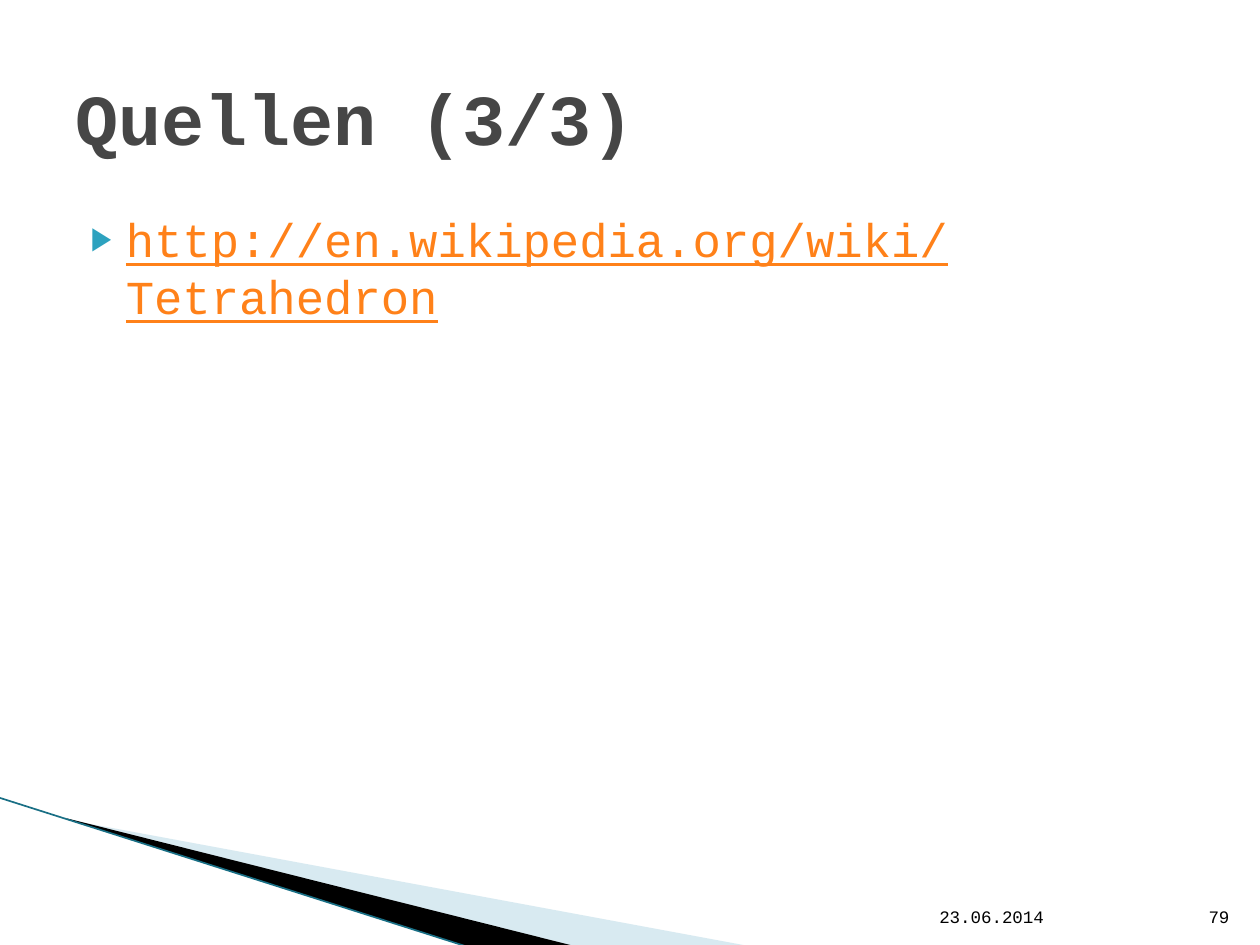
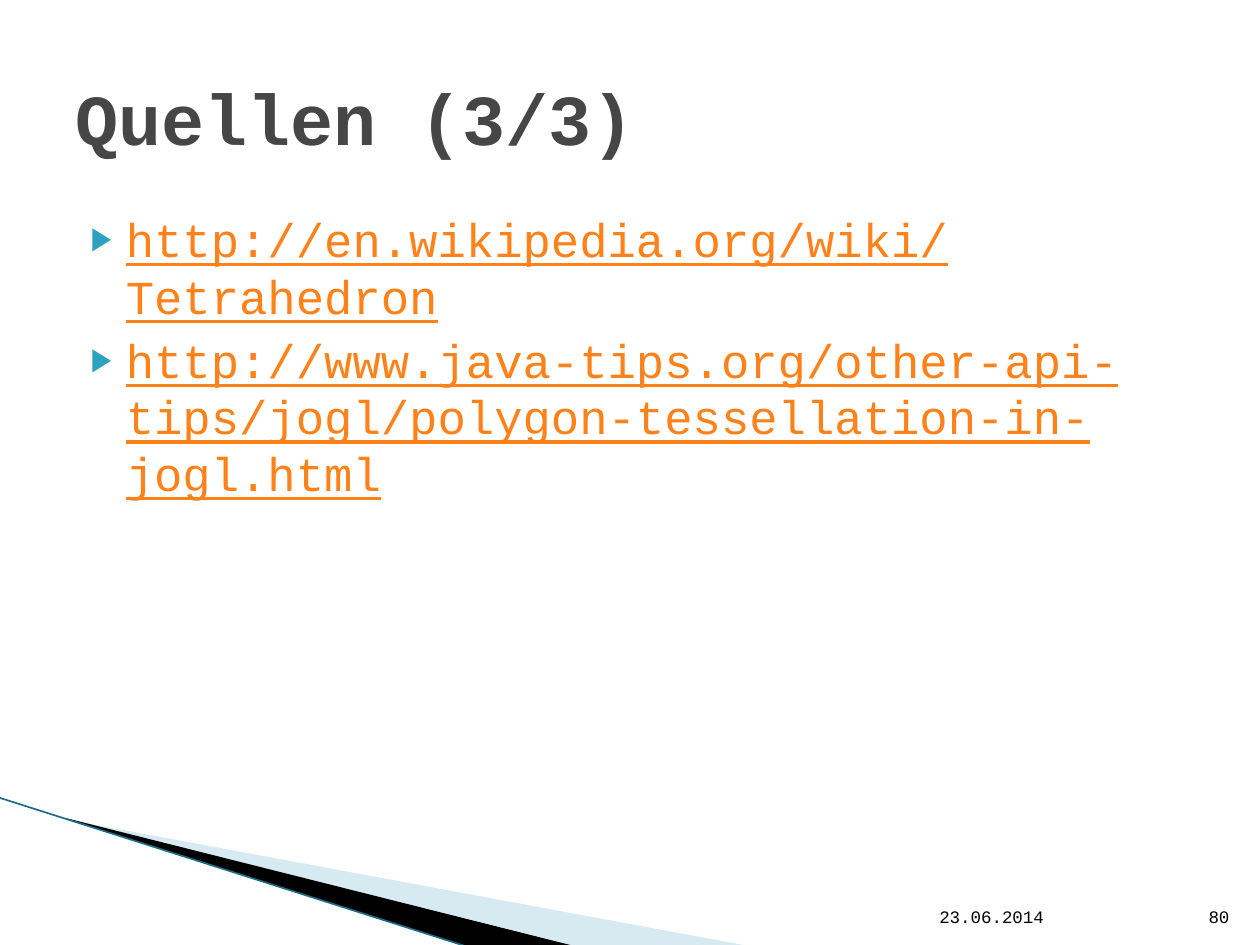
Before and after one commit to hft-swp/stuff, a slide deck: slide 80 of doku/präsentation nicht komplett/vCity-Präsentation.pptx (slide 79 before the commit). Drawn at 1260x945 pixels with LibreOffice and Linux fonts; fonts in the diff are those of the drawing; background and template pictures are left out. Boxes give left, top, right and bottom in pixels: in the first picture for what was removed or moved away, otherwise in the second. Text is boxed around its words. In the diff, an @@ line names an element or a change of style, - is before the commit and + after.

```diff
--- a/doku/präsentation nicht komplett/vCity-Präsentation.pptx
+++ b/doku/präsentation nicht komplett/vCity-Präsentation.pptx
@@ text at (126, 344, 1118, 501): paragraph added @@
+▶ http://www.java-tips.org/other-api-tips/jogl/polygon-tessellation-in-jogl.html
@@ page number at (1209, 911, 1230, 923): text changed @@
-79
+80
```
Also in this commit, not shown: 4 other slides changed, 1 slide added.
